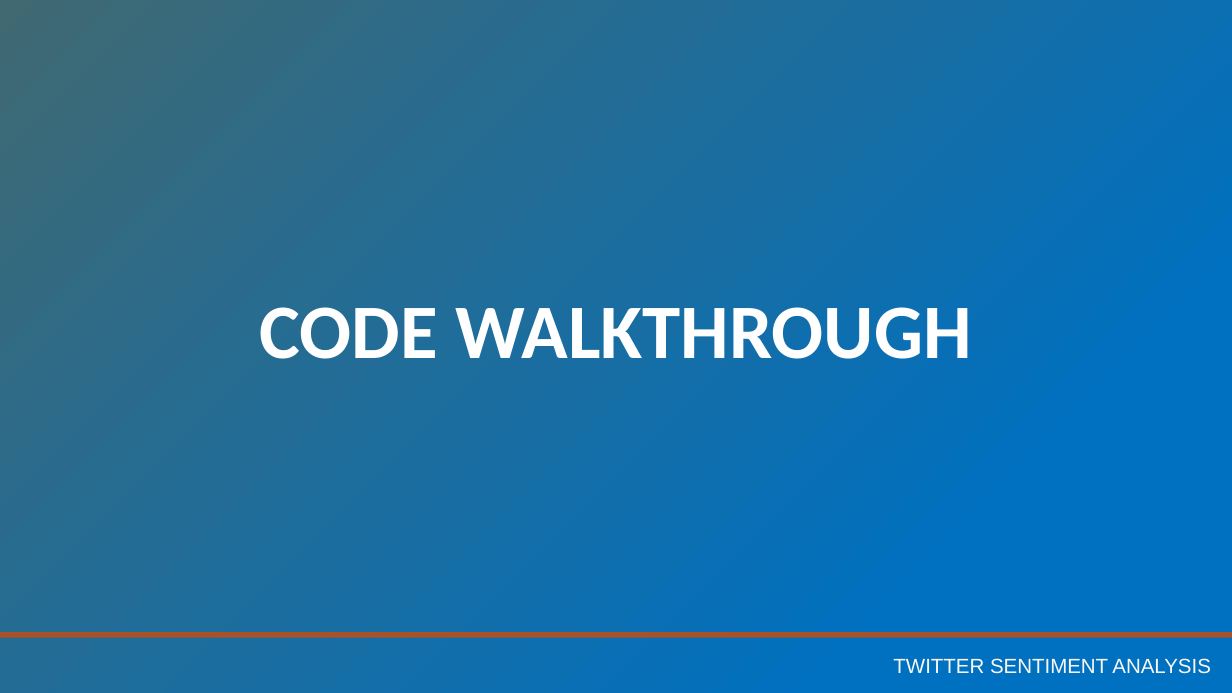
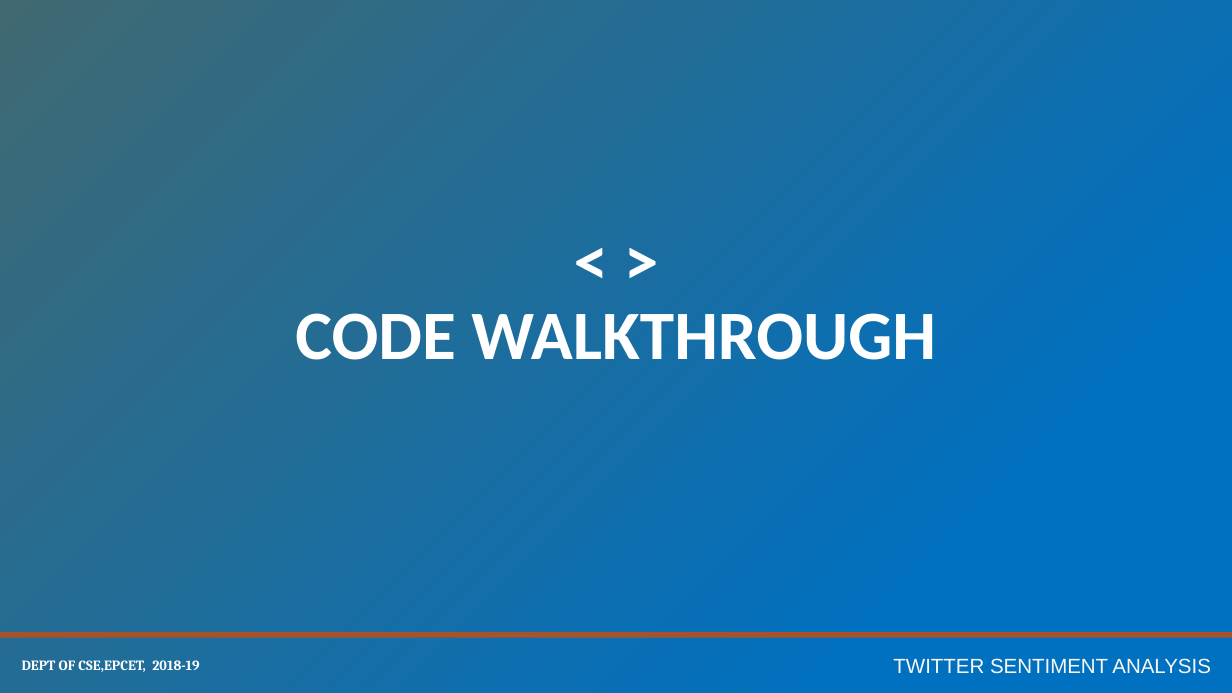
Before and after one commit to deepaindia/twitter-analysis, a slide deck: slide 19 of Presentation/SentimentAnalysis.pptx. Drawn at 1232x693 pixels with LibreOffice and Linux fonts; fonts in the diff are those of the drawing. Boxes give left, top, right and bottom in pixels: in the first picture for what was removed or moved away, otherwise in the second. Text is boxed around its words. In the diff, an @@ line names an element or a change of style, - is before the commit and + after.

```diff
--- a/Presentation/SentimentAnalysis.pptx
+++ b/Presentation/SentimentAnalysis.pptx
@@ title at [295, 313, 936, 360]: text changed; size 60 to 54 pt @@
-CODE WALKTHROUGH
+< >
+CODE WALKTHROUGH
@@ text added at [22, 660, 199, 672], 11 pt, text #FFFFFF, bold @@
+DEPT OF CSE,EPCET, 2018-19
```
Also in this commit, not shown: 32 other slides changed, 1 slide added, 1 other file.
